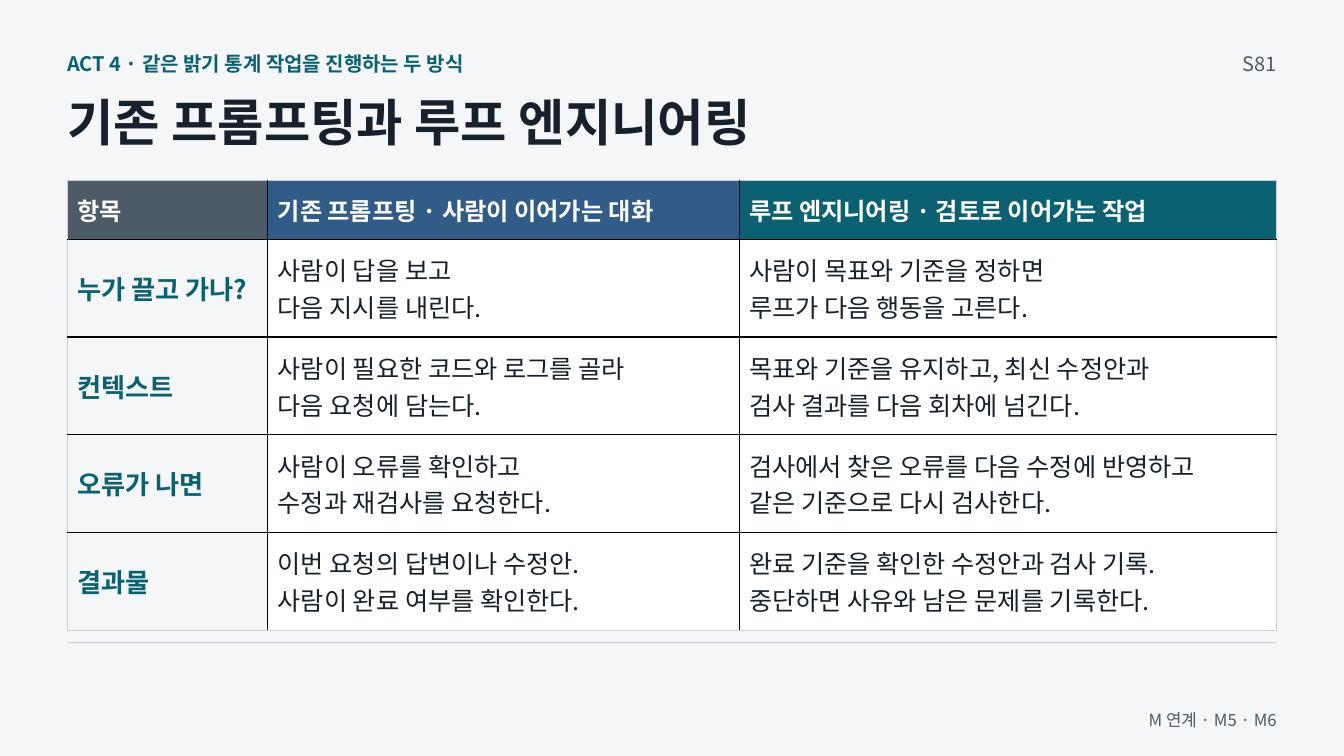
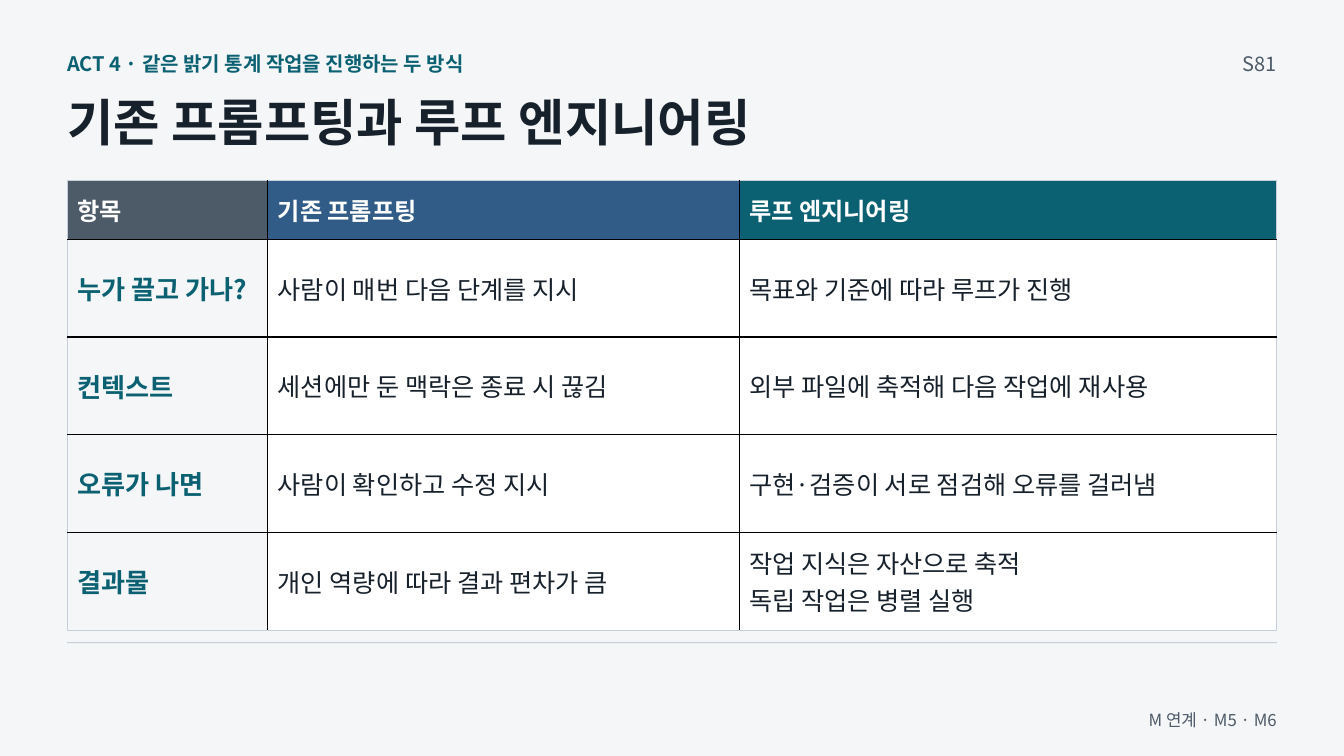
Before and after one commit to GideokKim/ai-dev-training, a slide deck: slide 4 of production/ACT_4.pptx. Drawn at 1344x756 pixels with LibreOffice and Linux fonts; fonts in the diff are those of the drawing. Boxes give left, top, right and bottom in pixels: in the first picture for what was removed or moved away, otherwise in the second. Text is boxed around its words. In the diff, an @@ line names an element or a change of style, - is before the commit and + after.

```diff
--- a/production/ACT_4.pptx
+++ b/production/ACT_4.pptx
@@ table at box(68, 180, 1277, 630) @@
-row 1, column 2: 기존 프롬프팅 · 사람이 이어가는 대화
+row 1, column 2: 기존 프롬프팅
-row 1, column 3: 루프 엔지니어링 · 검토로 이어가는 작업
+row 1, column 3: 루프 엔지니어링
-row 2, column 2: 사람이 답을 보고 / 다음 지시를 내린다.
+row 2, column 2: 사람이 매번 다음 단계를 지시
-row 2, column 3: 사람이 목표와 기준을 정하면 / 루프가 다음 행동을 고른다.
+row 2, column 3: 목표와 기준에 따라 루프가 진행
-row 3, column 2: 사람이 필요한 코드와 로그를 골라 / 다음 요청에 담는다.
+row 3, column 2: 세션에만 둔 맥락은 종료 시 끊김
-row 3, column 3: 목표와 기준을 유지하고, 최신 수정안과 / 검사 결과를 다음 회차에 넘긴다.
+row 3, column 3: 외부 파일에 축적해 다음 작업에 재사용
-row 4, column 2: 사람이 오류를 확인하고 / 수정과 재검사를 요청한다.
+row 4, column 2: 사람이 확인하고 수정 지시
-row 4, column 3: 검사에서 찾은 오류를 다음 수정에 반영하고 / 같은 기준으로 다시 검사한다.
+row 4, column 3: 구현·검증이 서로 점검해 오류를 걸러냄
-row 5, column 2: 이번 요청의 답변이나 수정안. / 사람이 완료 여부를 확인한다.
+row 5, column 2: 개인 역량에 따라 결과 편차가 큼
-row 5, column 3: 완료 기준을 확인한 수정안과 검사 기록. / 중단하면 사유와 남은 문제를 기록한다.
+row 5, column 3: 작업 지식은 자산으로 축적 / 독립 작업은 병렬 실행
```
Also in this commit, not shown: 1 other slide changed, 22 other files.
